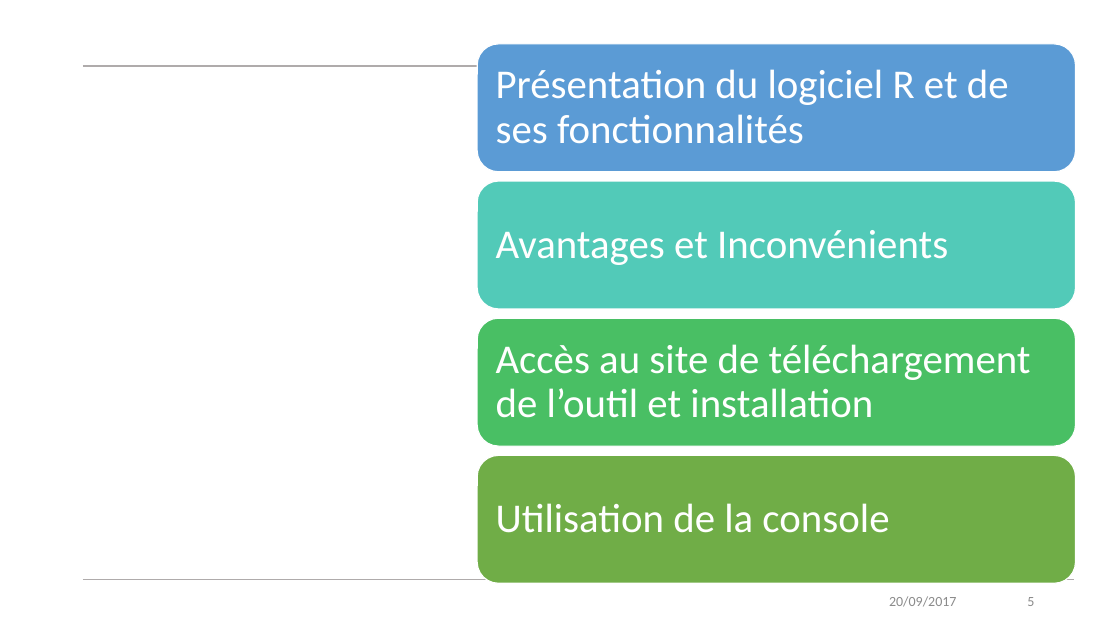
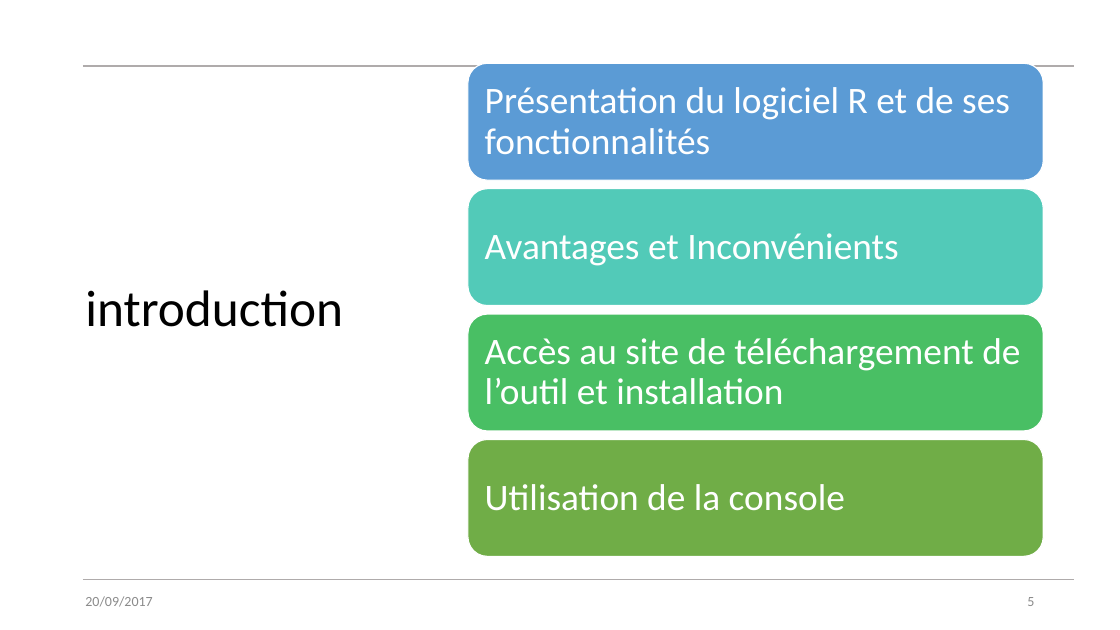
Before and after one commit to Arkantick/Enseignement_EPSI_LangageR, a slide deck: slide 5 of EPSI/Langage R/Généralités R/Environnement_R_Cours.pptx. Drawn at 1120x630 pixels with LibreOffice and Linux fonts; fonts in the diff are those of the drawing. Boxes give left, top, right and bottom in pixels: in the first picture for what was removed or moved away, otherwise in the second. Text is boxed around its words. In the diff, an @@ line names an element or a change of style, - is before the commit and + after.

```diff
--- a/EPSI/Langage R/Généralités R/Environnement_R_Cours.pptx
+++ b/EPSI/Langage R/Généralités R/Environnement_R_Cours.pptx
@@ rounded rectangle: place and size @@
-rounded rectangle at bbox=[477, 44, 1075, 171]
+rounded rectangle at bbox=[468, 63, 1044, 180]
@@ text "Présentation du logiciel R et ...": place and size @@
-text "Présentation du logiciel R et ..." at bbox=[496, 69, 1009, 144]
+text "Présentation du logiciel R et ..." at bbox=[485, 87, 1010, 154]
@@ rounded rectangle: place and size @@
-rounded rectangle at bbox=[477, 181, 1075, 309]
+rounded rectangle at bbox=[468, 189, 1044, 306]
@@ text "Avantages et Inconvénients": place and size @@
-text "Avantages et Inconvénients" at bbox=[496, 230, 948, 265]
+text "Avantages et Inconvénients" at bbox=[485, 233, 898, 266]
@@ title added at bbox=[85, 290, 343, 327], 44 pt, text #000000 @@
+introduction
@@ rounded rectangle: place and size @@
-rounded rectangle at bbox=[477, 318, 1075, 446]
+rounded rectangle at bbox=[468, 314, 1044, 431]
@@ text "Accès au site de téléchargement ...": place and size @@
-text "Accès au site de téléchargement ..." at bbox=[496, 344, 1031, 418]
+text "Accès au site de téléchargement ..." at bbox=[485, 338, 1020, 405]
@@ rounded rectangle: place and size @@
-rounded rectangle at bbox=[477, 455, 1075, 583]
+rounded rectangle at bbox=[468, 439, 1044, 556]
@@ size 35 to 32 pt; less space between paragraphs in 4 elements at bbox=[485, 233, 898, 266], bbox=[485, 338, 1020, 405], bbox=[485, 87, 1010, 154], bbox=[485, 484, 845, 511] @@
@@ text "Utilisation de la console": place and size @@
-text "Utilisation de la console" at bbox=[496, 503, 889, 533]
+text "Utilisation de la console" at bbox=[485, 484, 845, 511]
@@ text "20/09/2017": place and size @@
-text "20/09/2017" at bbox=[889, 596, 956, 607]
+text "20/09/2017" at bbox=[85, 596, 152, 607]
@@ text "20/09/2017" at bbox=[85, 596, 152, 607]: alignment right to left @@
```
Also in this commit, not shown: 2 other slides changed, 5 slides added.
